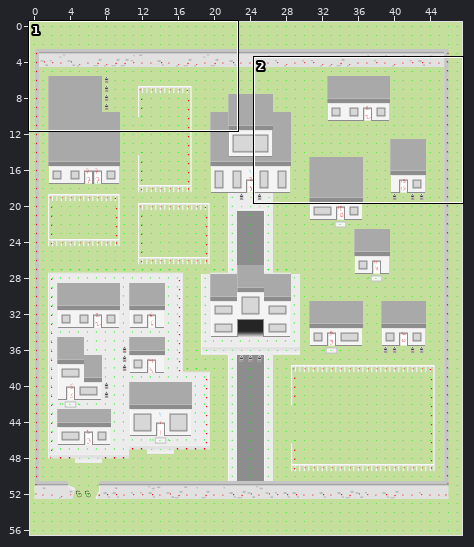
Two states of a Tiled map, maps/village.tmx. The first picture is a wide view before the edit; the outline marks the close-up.
Close-up. The starting point:
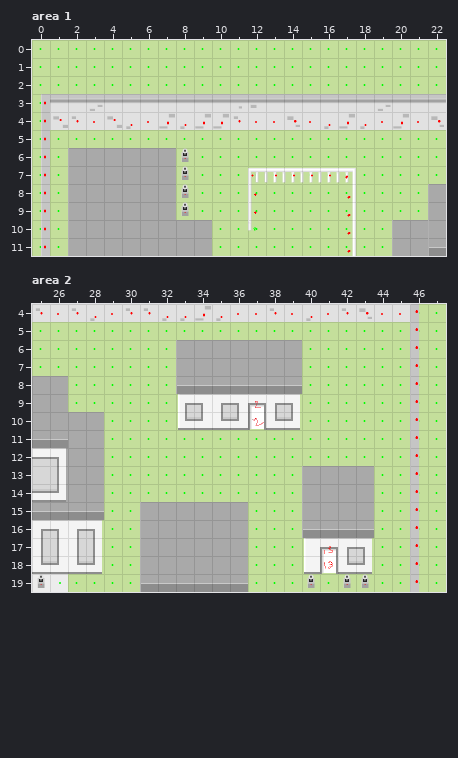
Cells are 32x32 px. Shown: area 1 x 0..22, y 0..11; area 2 x 25..47, y 4..19. The commit also changed other parts of the map, which this record leaves out.
Now the later version:
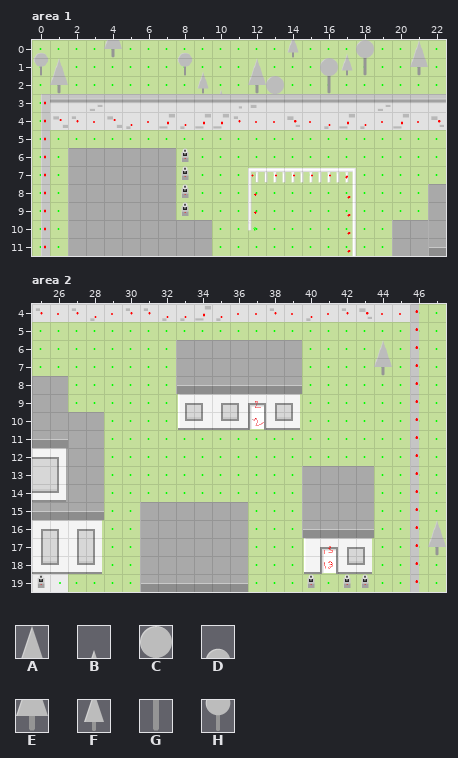
Key: from "tileset_village": A 16, B 17, C 18, D 19, E 36, F 37, G 38, H 39.
_ is an empty cell.
Edits made:
Layer "ground2", area 1:
y 0: x 0 _ -> D; x 4 _ -> E; x 8 _ -> D; x 14 _ -> F; x 17..18 __ -> BC; x 21 _ -> A
y 1: x 0..1 __ -> HA; x 8..9 __ -> HB; x 12 _ -> A; x 16..18 ___ -> CFG; x 21 _ -> E
y 2: x 1 _ -> E; x 9..10 __ -> FB; x 12..13 __ -> EC; x 16 _ -> G
Layer "ground2", area 2:
y 6: x 44 _ -> A
y 7: x 44 _ -> E
y 16: x 47 _ -> A
y 17: x 47 _ -> E
